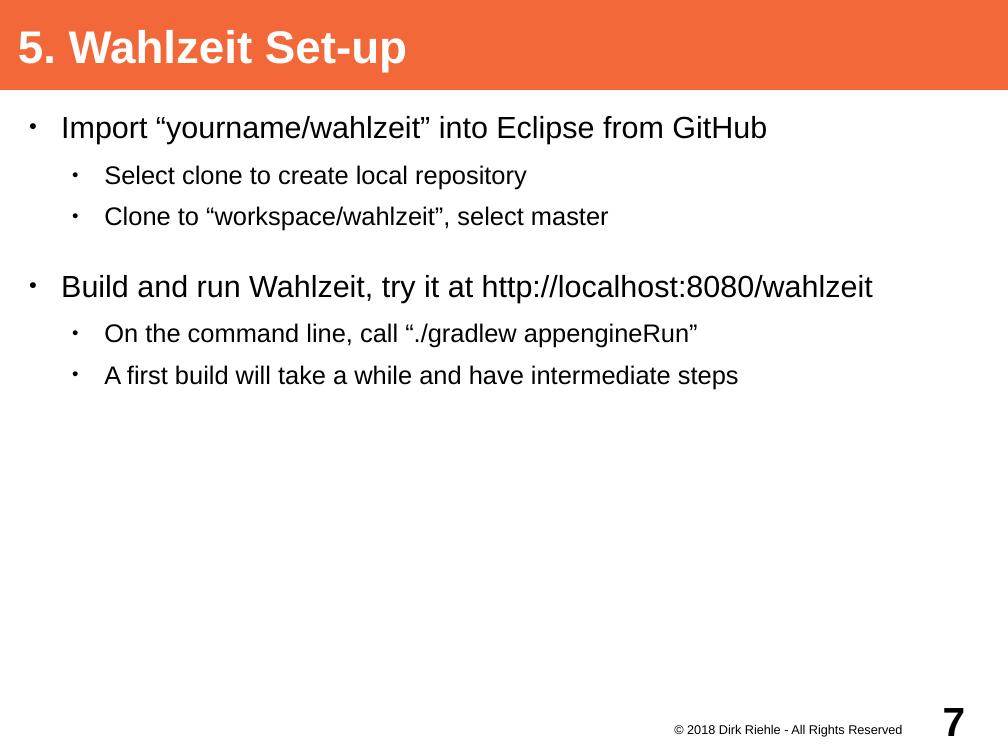
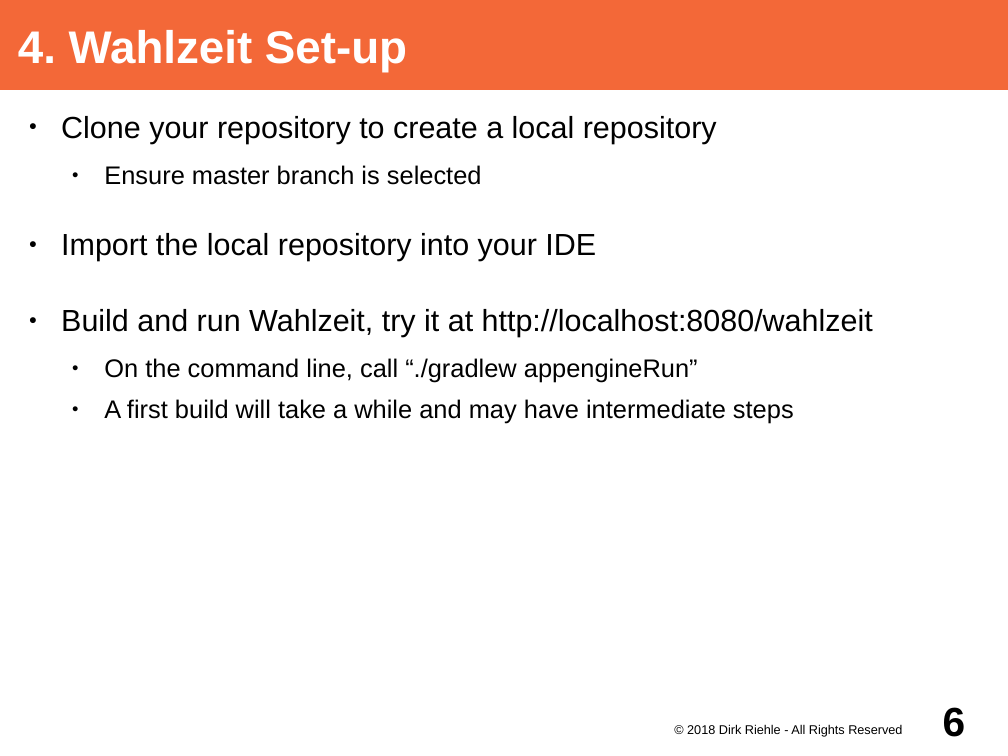
Before and after one commit to dirkriehle/adap-course, a slide deck: slide 6 of Lecture slides/ADAP A03 - Project Set-up.odp (slide 7 before the commit). Drawn at 1008x756 pixels with LibreOffice and Linux fonts; fonts in the diff are those of the drawing. Boxes give left, top, right and bottom in pixels: in the first picture for what was removed or moved away, otherwise in the second. Text is boxed around its words. In the diff, an @@ line names an element or a change of style, - is before the commit and + after.

```diff
--- a/Lecture slides/ADAP A03 - Project Set-up.odp
+++ b/Lecture slides/ADAP A03 - Project Set-up.odp
@@ title at box(18, 30, 407, 72): text changed @@
-5. Wahlzeit Set-up
+4. Wahlzeit Set-up
@@ text at box(61, 116, 717, 261): text changed; size 20 to 24 pt @@
-● Import “yourname/wahlzeit” into Eclipse from GitHub
-  ● Select clone to create local repository
-  ● Clone to “workspace/wahlzeit”, select master
+● Clone your repository to create a local repository
+  ● Ensure master branch is selected
+● Import the local repository into your IDE
@@ text at box(104, 399, 794, 424): text changed @@
-  ● A first build will take a while and have intermediate steps
+  ● A first build will take a while and may have intermediate steps
@@ page number at box(943, 707, 966, 737): text changed @@
-7
+6
```
Also in this commit, not shown: 6 other slides changed, 1 slide added, 3 slides removed, 17 other files.
